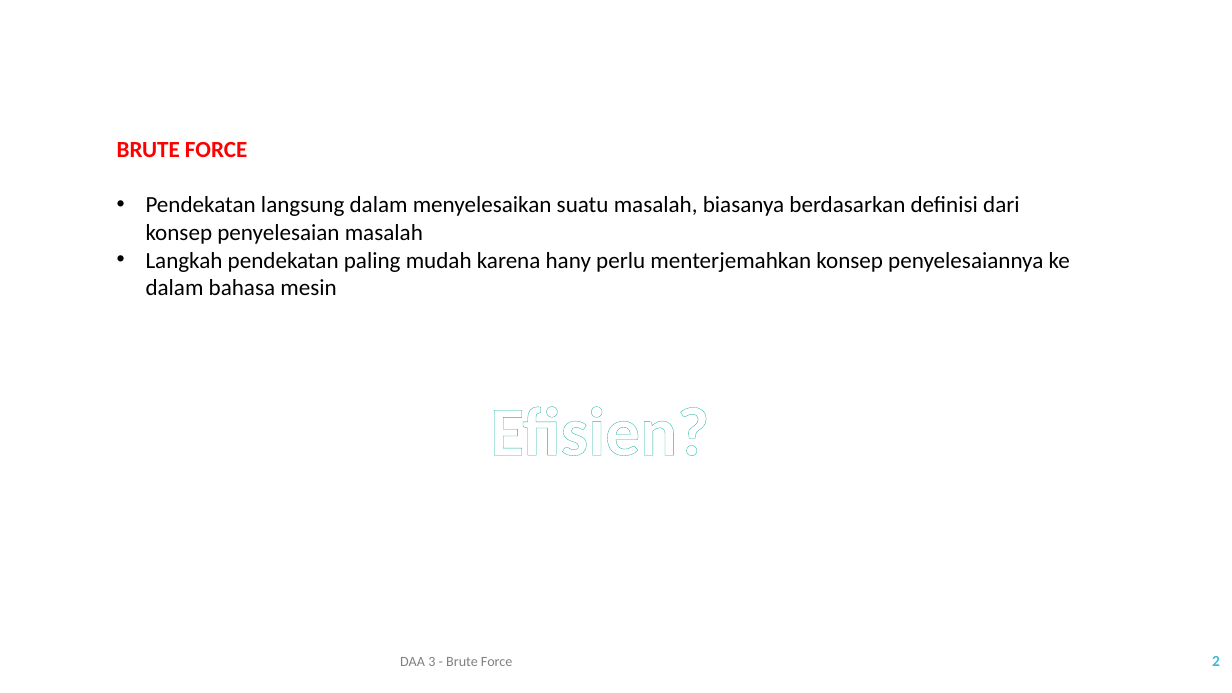
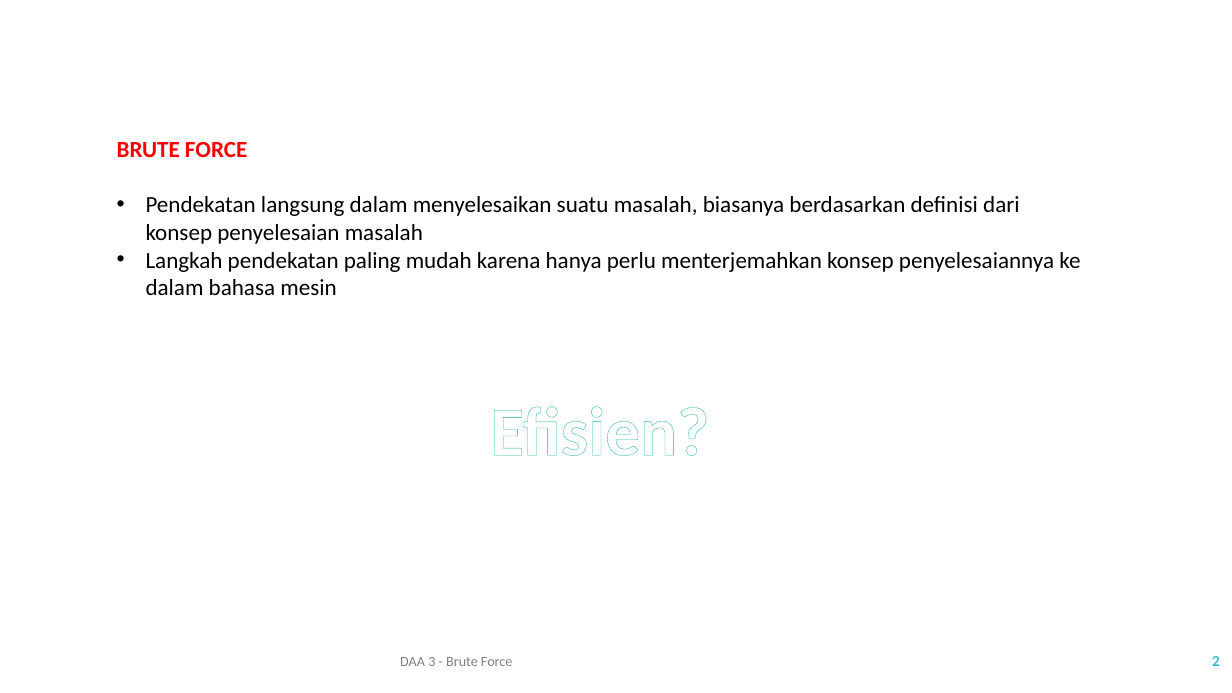
Before and after one commit to ksatria/MK-DAA, a slide deck: slide 2 of PPT/DAA 3 - Brute Force.pptx. Drawn at 1232x693 pixels with LibreOffice and Linux fonts; fonts in the diff are those of the drawing. Boxes give left, top, right and bottom in pixels: in the first picture for what was removed or moved away, otherwise in the second. Text is boxed around its words. In the diff, an @@ line names an element or a change of style, - is before the commit and + after.

Commit message:
Update PPT 3

```diff
--- a/PPT/DAA 3 - Brute Force.pptx
+++ b/PPT/DAA 3 - Brute Force.pptx
@@ text at [146,252,1080,295]: text changed @@
-• Langkah pendekatan paling mudah karena hany perlu menterjemahkan konsep penyelesaiannya ke dalam bahasa mesin
+• Langkah pendekatan paling mudah karena hanya perlu menterjemahkan konsep penyelesaiannya ke dalam bahasa mesin
```
